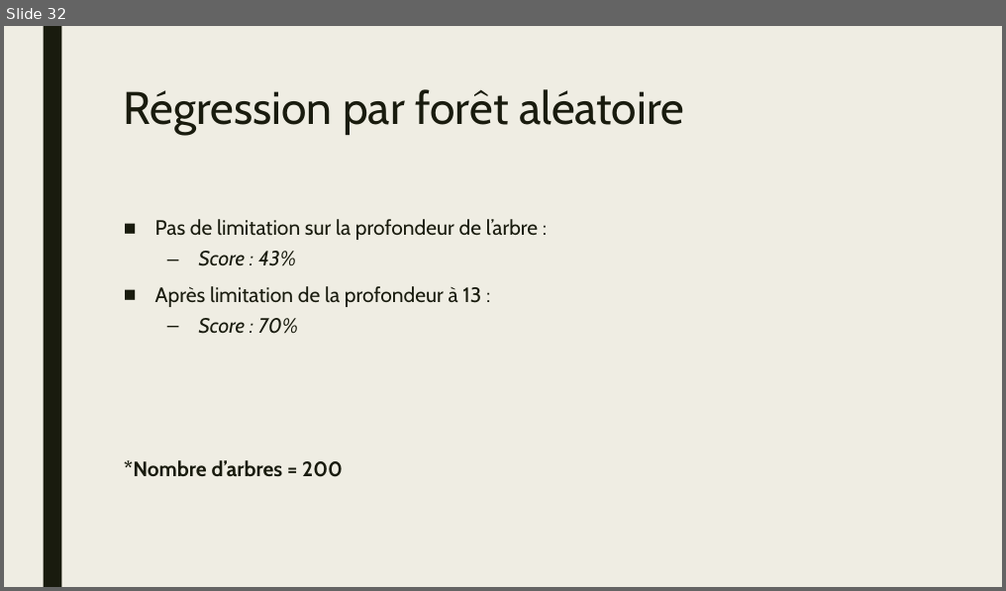
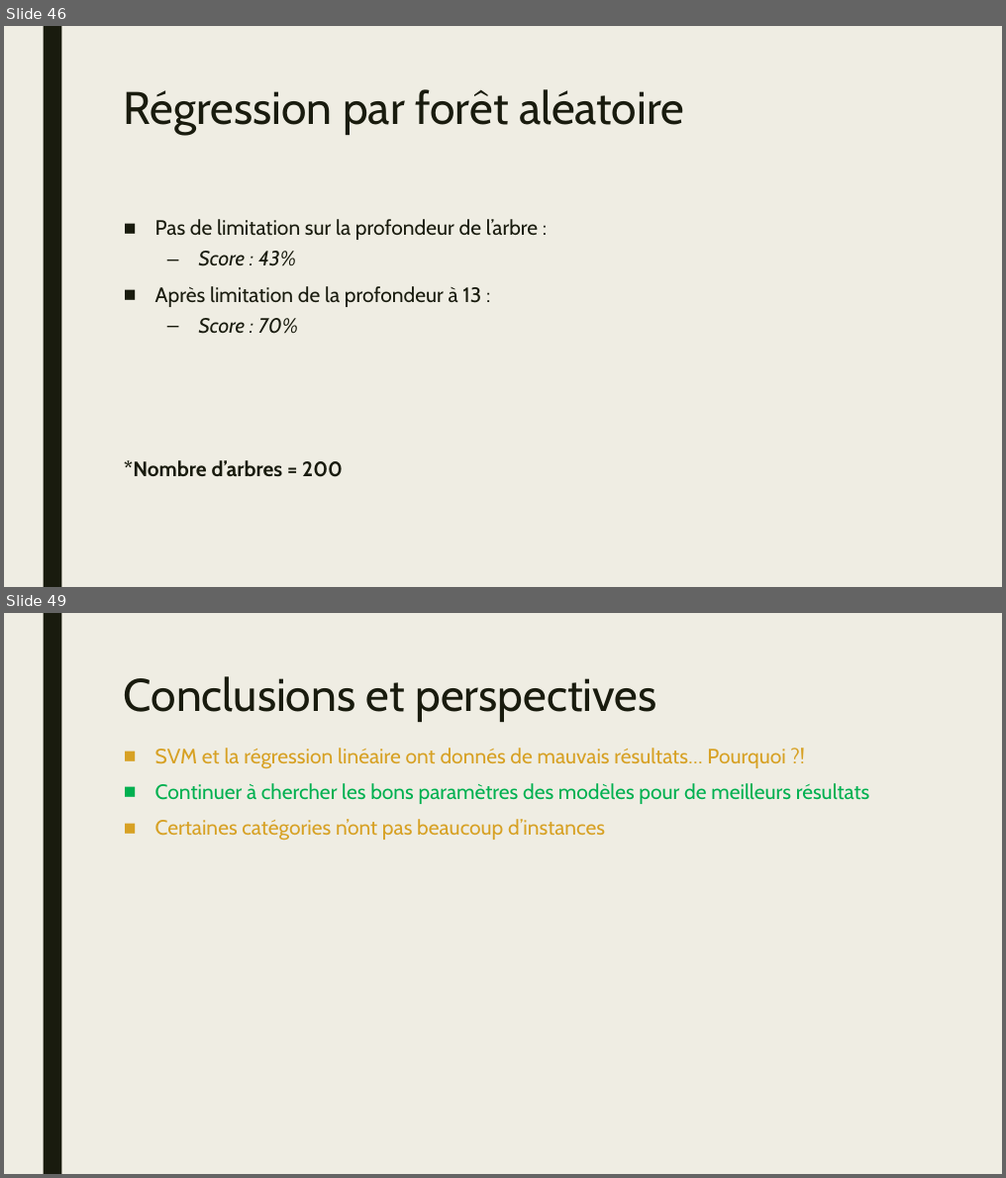
Before and after one commit to HamaniKhalil/black-friday-predict, a slide deck: presentation/fdd-hk-presentation-bf.pptx. Shown one above the other, each under a label of ours: slide 32 before the commit, slides 46 and 49 after it; the slides between them are not shown. The pictures are 1006x591 and 1006x1178 pixels, drawn with LibreOffice and Linux fonts; fonts in the diff are those of the drawing. Boxes give left, top, right and bottom in pixels: in the first picture for what was removed or moved away, otherwise in the second. Text is boxed around its words. In the diff, an @@ line names an element or a change of style, - is before the commit and + after.

```diff
--- a/presentation/fdd-hk-presentation-bf.pptx
+++ b/presentation/fdd-hk-presentation-bf.pptx
@@ slide 49 added at bbox=[4, 613, 1002, 1174], background #EFEDE3; not listed: 1 template element that a slide beside it also shows @@
@@ title added at bbox=[124, 676, 656, 722], 44 pt, text #191B0E @@
+Conclusions et perspectives
@@ text added at bbox=[155, 748, 870, 840], 20 pt, text #D7A124 @@
+■ SVM et la régression linéaire ont donnés de mauvais résultats… Pourquoi ?!
+■ Continuer à chercher les bons paramètres des modèles pour de meilleurs résultats
+■ Certaines catégories n’ont pas beaucoup d’instances
@@ what was slide 32 is now slide 46 @@
```
Also in this commit, not shown: 8 slides changed, 20 other slides added, 2 slides removed, 13 other files.
